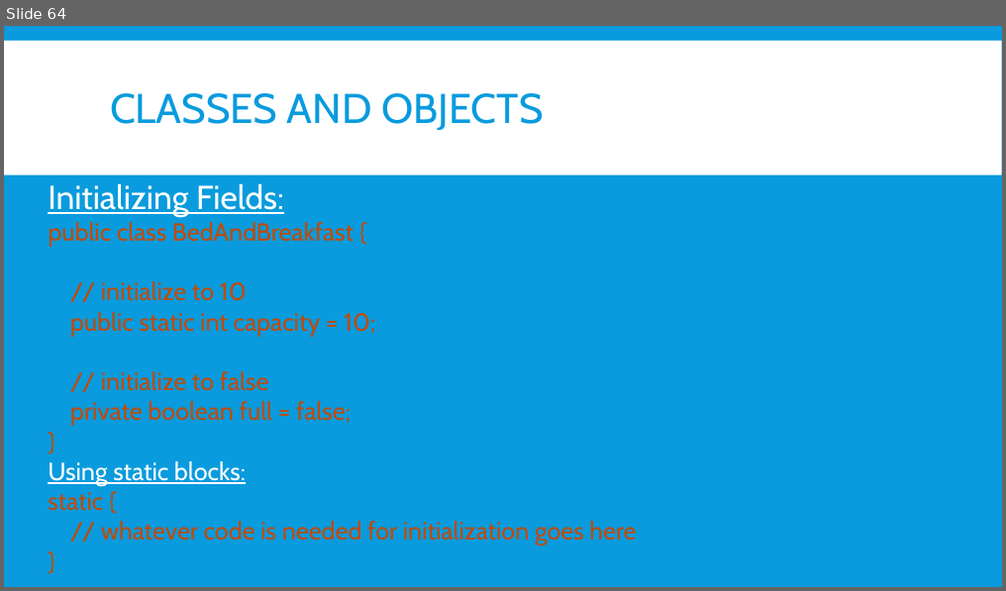
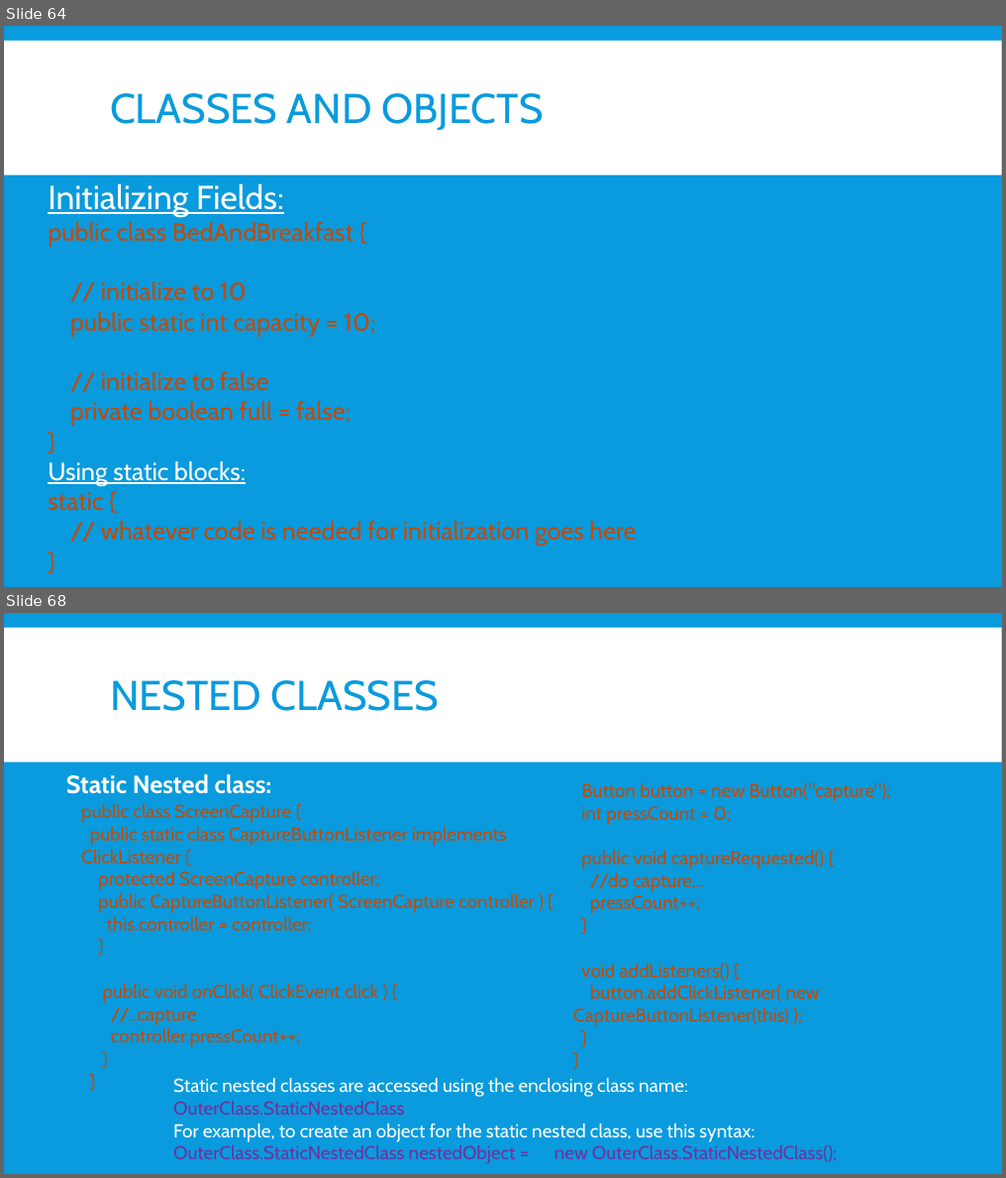
Before and after one commit to nmsgit1234/TechnicalDocs, a slide deck: training/core_java/core_java.pptx. Shown one above the other, each under a label of ours: slide 64 before the commit, slides 64 and 68 after it; the slides between them are not shown. The pictures are 1006x591 and 1006x1178 pixels, drawn with LibreOffice and Linux fonts; fonts in the diff are those of the drawing. Boxes give left, top, right and bottom in pixels: in the first picture for what was removed or moved away, otherwise in the second. Text is boxed around its words. In the diff, an @@ line names an element or a change of style, - is before the commit and + after.

```diff
--- a/training/core_java/core_java.pptx
+++ b/training/core_java/core_java.pptx
@@ slide 68 added at (4,613,1002,1174), background #099BDD; not listed: 1 template element that a slide beside it also shows @@
@@ title added at (110,680,439,711), 40 pt, text #099BDD @@
+NESTED CLASSES
@@ text added at (66,774,272,794), 24 pt, text #FFFFFF, bold @@
+Static Nested class:
@@ text added at (573,783,891,1027), 18 pt, text #C14A08 @@
+Button button = new Button("capture");
+int pressCount = 0;
+public void captureRequested() {
+//do capture...
+pressCount++;
+}
+void addListeners() {
+button.addClickListener( new CaptureButtonListener(this) );
+}
+}
@@ text added at (81,804,534,1048), 18 pt, text #C14A08 @@
+public class ScreenCapture {
+public static class CaptureButtonListener implements ClickListener {
+protected ScreenCapture controller;
+public CaptureButtonListener( ScreenCapture controller ) {
+this.controller = controller;
+}
+public void onClick( ClickEvent click ) {
+//..capture
+controller.pressCount++;
+}
+}
@@ text added at (173,1077,837,1164), 18 pt, text #FFFFFF @@
+Static nested classes are accessed using the enclosing class name:
+OuterClass.StaticNestedClass
+For example, to create an object for the static nested class, use this syntax:
+OuterClass.StaticNestedClass nestedObject = new OuterClass.StaticNestedClass();
```
Also in this commit, not shown: 2 slides changed, 16 other slides added, 9 other files.
